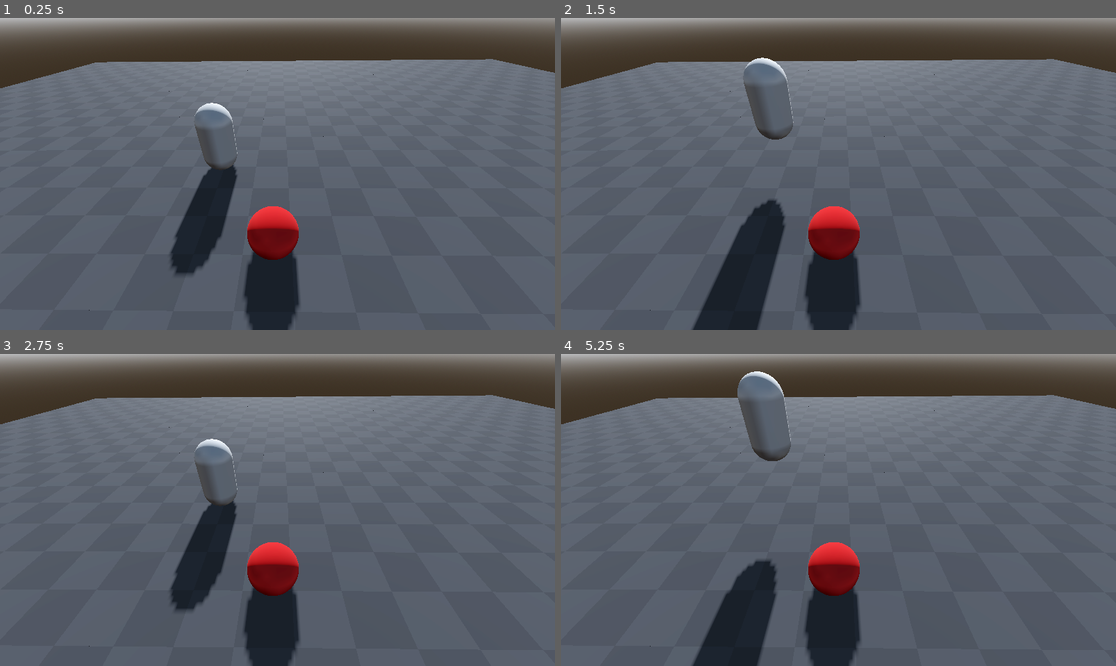
Above: before the commit, frames 1-4 (two rows, left to right).
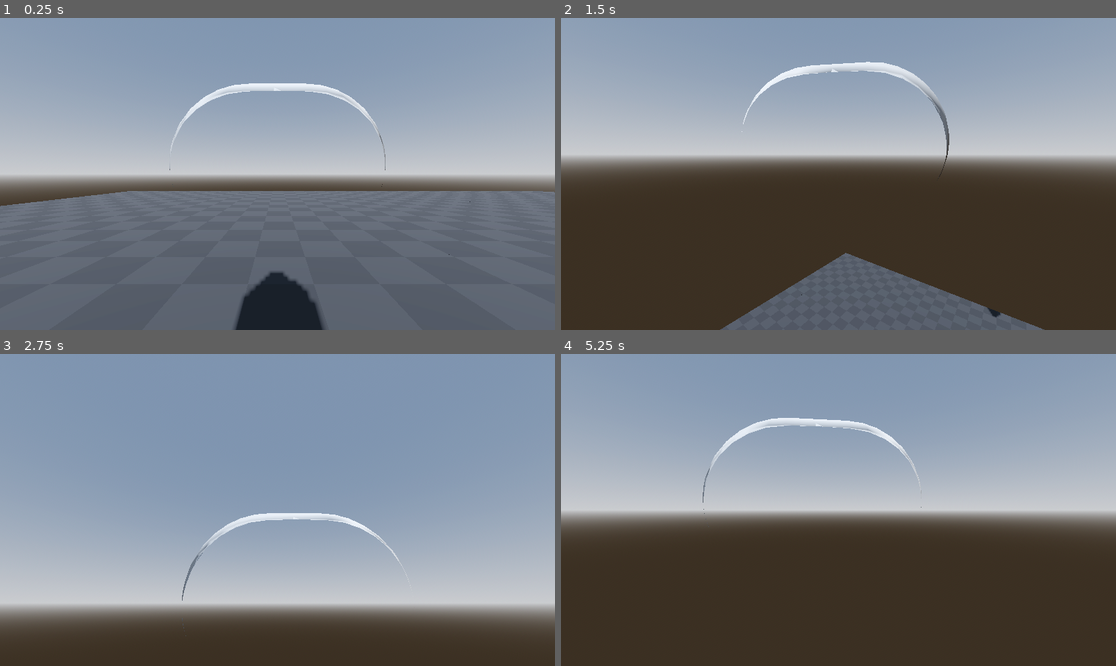
Above: after the commit, the same moments.

Repository: varshzakalq/game1
Game: Godot game, scene res://_main/Temporary stuff/temp_main.tscn
Same seed, same stepped clock (60 frames per second), same inputs: the game is played once before the commit and once after it. Before the commit the project has no main scene; this scene is started directly in both runs.
Inputs (mouse positions are in pixels of both pictures, inside the frame that each line leads up to):
- Up to frame 1 (0.25 s): no input
- Up to frame 2 (1.5 s): tap Enter (ui_accept) at 0.5, 0.6, 0.77, 1.07, 1.35 s; move the mouse to (960, 158) at 0.52 s; hold D (right) 0.53-1.28 s; move the mouse to (727, 189) at 1.27 s; hold S (down) from 1.28 s (still down)
- Up to frame 3 (2.75 s): tap Enter (ui_accept) at 1.52, 1.82, 2.1 s; move the mouse to (333, 441) at 2.02 s; release S (down) at 2.03 s; hold D (right) from 2.03 s (still down)
- Up to frame 4 (5.25 s): move the mouse to (810, 572) at 2.77 s; release D (right) at 2.78 s; hold W (up) 2.78-3.53 s; tap Enter (ui_accept) at 2.85, 3.02, 3.32, 3.6, 3.77, 4.07, 4.35, 4.52, 4.82, 5.1 s; move the mouse to (1005, 556) at 3.52 s; hold A (left) 3.53-5.03 s; move the mouse to (672, 463) at 4.27 s; move the mouse to (866, 510) at 5.02 s; hold S (down) from 5.03 s (still down)

The runs differ from the first frame. In frame 1, 62% of the frame differs, in the area x 0-100%, y 0-100%; in frame 2, 94%; in frame 3, 99%; in frame 4, 99%.

Commit message:
added temp player

Diff:
--- a/_base_objects/_characters/old enemy(for reference)/Sphere/sphere_enemy.gd
+++ b/_base_objects/_characters/old enemy(for reference)/Sphere/sphere_enemy.gd
@@ -6,8 +6,8 @@
 @onready var controller = $Components/AI
 
 
-var Melee_script_dir = "res://_base_objects/_characters/enemies/Sphere/Components/AI/Melee.gd"
-var Ranged_script_dir = "res://_base_objects/_characters/enemies/Sphere/Components/AI/Ranged.gd"
+var Melee_script_dir = "res://_base_objects/_characters/old enemy(for reference)/Sphere/Components/AI/Melee.gd"
+var Ranged_script_dir = "res://_base_objects/_characters/old enemy(for reference)/Sphere/Components/AI/Ranged.gd"
 
 #endregion
 
--- /dev/null
+++ b/_base_objects/_characters/player/player.gd
@@ -0,0 +1,140 @@
+extends RigidBody3D
+
+@onready var neck = $Neck
+@onready var neck2 = $Neck/Neck2
+@onready var camera = $Neck/Neck2/Camera3D
+@onready var model = $CSGCombiner3D
+@onready var raycast = $Neck/Neck2/Camera3D/RayCast3D
+
+
+const SPEED = 300.0
+const JUMP_VELOCITY = 6
+const SENSITIVITY = 0.003 # Adjust this for mouse speed
+
+var velocity : Vector3 = Vector3.ZERO
+
+var gravity = 20
+
+var item_held : bool = false
+var held_item_ref : Node = null
+var y_rot
+
+
+
+func _ready():
+	# This captures the mouse so it doesn't leave the game window
+	Input.set_mouse_mode(Input.MOUSE_MODE_CAPTURED)
+	y_rot = rotation.y
+	axis_lock_angular_x = true
+	axis_lock_angular_z = true
+
+
+func _unhandled_input(event):
+	# Check if the mouse moved
+	if event is InputEventMouseMotion:
+		# 1. Rotate the whole Player left/right (Y-axis)
+		neck.rotate_y(-event.relative.x * SENSITIVITY)
+
+		# 2. Rotate only the Camera up/down (X-axis)
+		neck2.rotate_x(-event.relative.y * SENSITIVITY)
+
+		# 3. Clamp the vertical rotation so you can't do a backflip
+		neck2.rotation.x = clamp(neck2.rotation.x, deg_to_rad(-60), deg_to_rad(60))
+
+func _physics_process(delta):
+	# Get input and calculate direction based on the PLAYER'S current facing direction
+	get_gravity()
+	var Acceleration = Vector3.ZERO
+	velocity = lerp(velocity, Vector3.ZERO, 1*delta)
+
+	var inp = get_input()
+
+	if inp != Vector3.ZERO:
+		y_rot = camera.global_rotation.y
+
+		Acceleration = inp
+
+		Acceleration = Acceleration.rotated(Vector3(0, 1, 0), y_rot)
+		Acceleration *= SPEED
+
+	if item_held:
+		handle_held_item(delta)
+	align(y_rot, delta)
+
+	velocity = Acceleration * delta
+
+	var collision = move_and_collide(velocity*delta)
+	handle_collision(collision, delta)
+
+
+func _process(delta: float) -> void:
+
+	handle_item_input()
+
+
+
+
+func handle_collision(col : KinematicCollision3D , delta):
+	return
+	var obj = col.get_collider()
+	var vel
+
+func align(yrot, delta):
+	var y = yrot
+	if (y - model.global_rotation.y) > PI:
+		y-= 2*PI
+	if (y - model.global_rotation.y) < -PI:
+		y+= 2*PI
+	model.global_rotation.y = lerp(model.global_rotation.y, y, delta*10)
+
+
+#region item handle
+
+func handle_item_input():
+	var press_e = Input.is_action_just_pressed("E")
+	if item_held and press_e:
+		drop_item()
+		return
+	if (not item_held) and press_e:
+		attempt_grab_item()
+
+func handle_held_item(delta):
+	var yrot = model.global_rotation.y
+	var dist = 2.
+	var disp = dist * Vector3(sin(yrot), 0, cos(yrot))
+	held_item_ref.global_position = global_position - disp
+
+
+func drop_item():
+	held_item_ref = null
+	item_held = false
+	print("ITEM DROPPED")
+
+func attempt_grab_item():
+	var obj = raycast.get_collider()
+	if not obj:
+		push_error("NO OBJECT IN RAYCAST")
+		return
+	print("SMTH THERE")
+	if obj.has_method("pick"):
+		held_item_ref = obj
+		item_held = true
+		print("GOT IT")
+
+#endregion
+
+func get_input():
+	var res = Vector3.ZERO
+	if Input.is_action_pressed("up"):
+		res.z -= 1.
+	if Input.is_action_pressed("down"):
+		res.z += 1.
+	if Input.is_action_pressed("left"):
+		res.x -=1
+	if Input.is_action_pressed("right"):
+		res.x +=1
+
+
+	if Input.is_action_just_pressed("ui_accept"):
+		apply_central_impulse(Vector3(0,JUMP_VELOCITY,0))
+	return res
--- /dev/null
+++ b/_base_objects/_characters/player/player.tscn
@@ -0,0 +1,44 @@
+[gd_scene format=3 uid="uid://cmm8t2vycvntl"]
+
+[ext_resource type="Script" uid="uid://buvtipramp20d" path="res://_base_objects/_characters/player/player.gd" id="1_8afob"]
+
+[sub_resource type="PhysicsMaterial" id="PhysicsMaterial_8afob"]
+rough = true
+
+[sub_resource type="CapsuleShape3D" id="CapsuleShape3D_x7p2l"]
+
+[sub_resource type="CapsuleMesh" id="CapsuleMesh_8afob"]
+
+[sub_resource type="CapsuleMesh" id="CapsuleMesh_dovo2"]
+radius = 0.15
+height = 0.4
+
+[node name="Player" type="RigidBody3D" unique_id=1723265973]
+physics_material_override = SubResource("PhysicsMaterial_8afob")
+script = ExtResource("1_8afob")
+
+[node name="CollisionShape3D" type="CollisionShape3D" parent="." unique_id=424747890]
+shape = SubResource("CapsuleShape3D_x7p2l")
+
+[node name="CSGCombiner3D" type="CSGCombiner3D" parent="." unique_id=375442476]
+
+[node name="CSGMesh3D" type="CSGMesh3D" parent="CSGCombiner3D" unique_id=208486039]
+mesh = SubResource("CapsuleMesh_8afob")
+
+[node name="CSGMesh3D2" type="CSGMesh3D" parent="CSGCombiner3D" unique_id=2097464503]
+transform = Transform3D(-4.3711385e-08, -0.99999994, 0, 0.99999994, -4.3711385e-08, 0, 0, 0, 1, 0, 0.688, -0.508)
+mesh = SubResource("CapsuleMesh_dovo2")
+
+[node name="Neck" type="Node3D" parent="." unique_id=574332274]
+transform = Transform3D(0.99999994, 0, 0, 0, 0.99999994, 0, 0, 0, 0.9999999, 0, 0.66834736, -0.09470165)
+
+[node name="Neck2" type="Node3D" parent="Neck" unique_id=1516579694]
+
+[node name="Camera3D" type="Camera3D" parent="Neck/Neck2" unique_id=1286025198]
+transform = Transform3D(1, 0, 0, 0, 1, 0, 0, 0, 1.0000001, 0, 0, 0)
+current = true
+
+[node name="RayCast3D" type="RayCast3D" parent="Neck/Neck2/Camera3D" unique_id=2126626423]
+transform = Transform3D(1, 0, 0, 0, 1, 0, 0, 0, 1, 0, 0, -2.537347)
+target_position = Vector3(0, 0, -20)
+debug_shape_custom_color = Color(1, 0.36778843, 0.3002166, 1)
--- a/_main/Temporary stuff/temp_main.tscn
+++ b/_main/Temporary stuff/temp_main.tscn
@@ -3,6 +3,7 @@
 [ext_resource type="PackedScene" uid="uid://cnuvmcnksbha1" path="res://_main/Temporary stuff/temp_gridmap.tscn" id="1_moldy"]
 [ext_resource type="PackedScene" uid="uid://ccec6c80h1n8j" path="res://_base_objects/_characters/old enemy(for reference)/Sphere/Sphere_enemy.tscn" id="2_yohdy"]
 [ext_resource type="PackedScene" uid="uid://ck4rhlfugoumh" path="res://_main/Temporary stuff/test_dummy.tscn" id="3_yohdy"]
+[ext_resource type="PackedScene" uid="uid://cmm8t2vycvntl" path="res://_base_objects/_characters/player/player.tscn" id="4_yh7ig"]
 
 [sub_resource type="ProceduralSkyMaterial" id="ProceduralSkyMaterial_f3sb7"]
 sky_horizon_color = Color(0.662243, 0.671743, 0.686743, 1)
@@ -41,3 +42,6 @@
 data = {
 "cells": PackedInt32Array(65535, 3, 0, 65534, 3, 0, 65533, 3, 0, 65533, 2, 0, 65532, 2, 0, 65532, 1, 0, 65532, 0, 0, 65 …(5106 unchanged characters)…
 }
+
+[node name="Player" parent="." unique_id=1723265973 instance=ExtResource("4_yh7ig")]
+transform = Transform3D(1, 0, 0, 0, 1, 0, 0, 0, 1, -5.5519876, 2.0000005, 0.17696095)
--- a/project.godot
+++ b/project.godot
@@ -15,6 +15,7 @@
 [application]
 
 config/name="gameJam"
+run/main_scene="uid://m3jnp605iluy"
 config/features=PackedStringArray("4.6", "Forward Plus")
 config/icon="res://icon.svg"
 
Not shown, added: _base_objects/_characters/player/player.gd.uid
